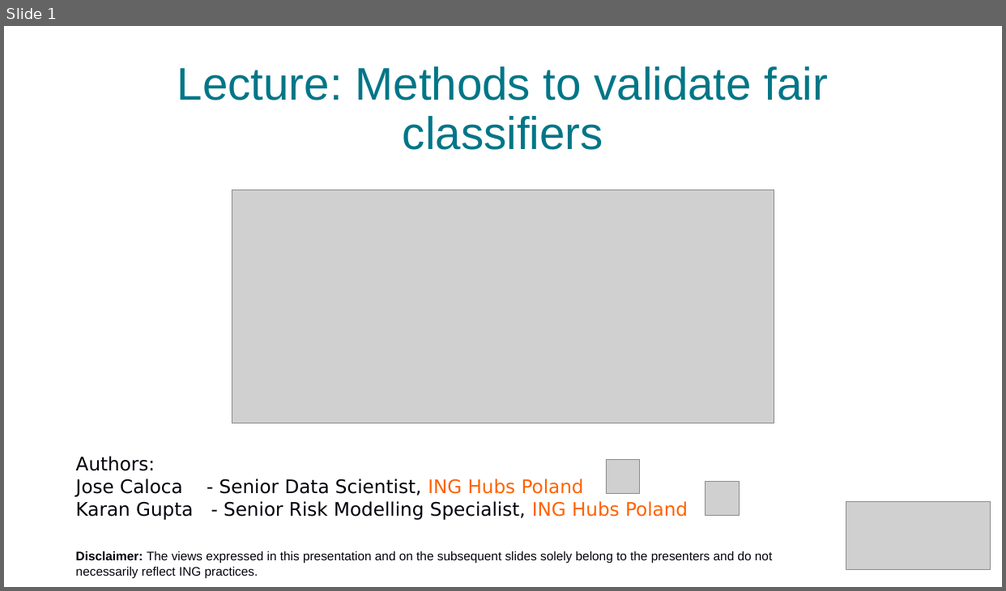
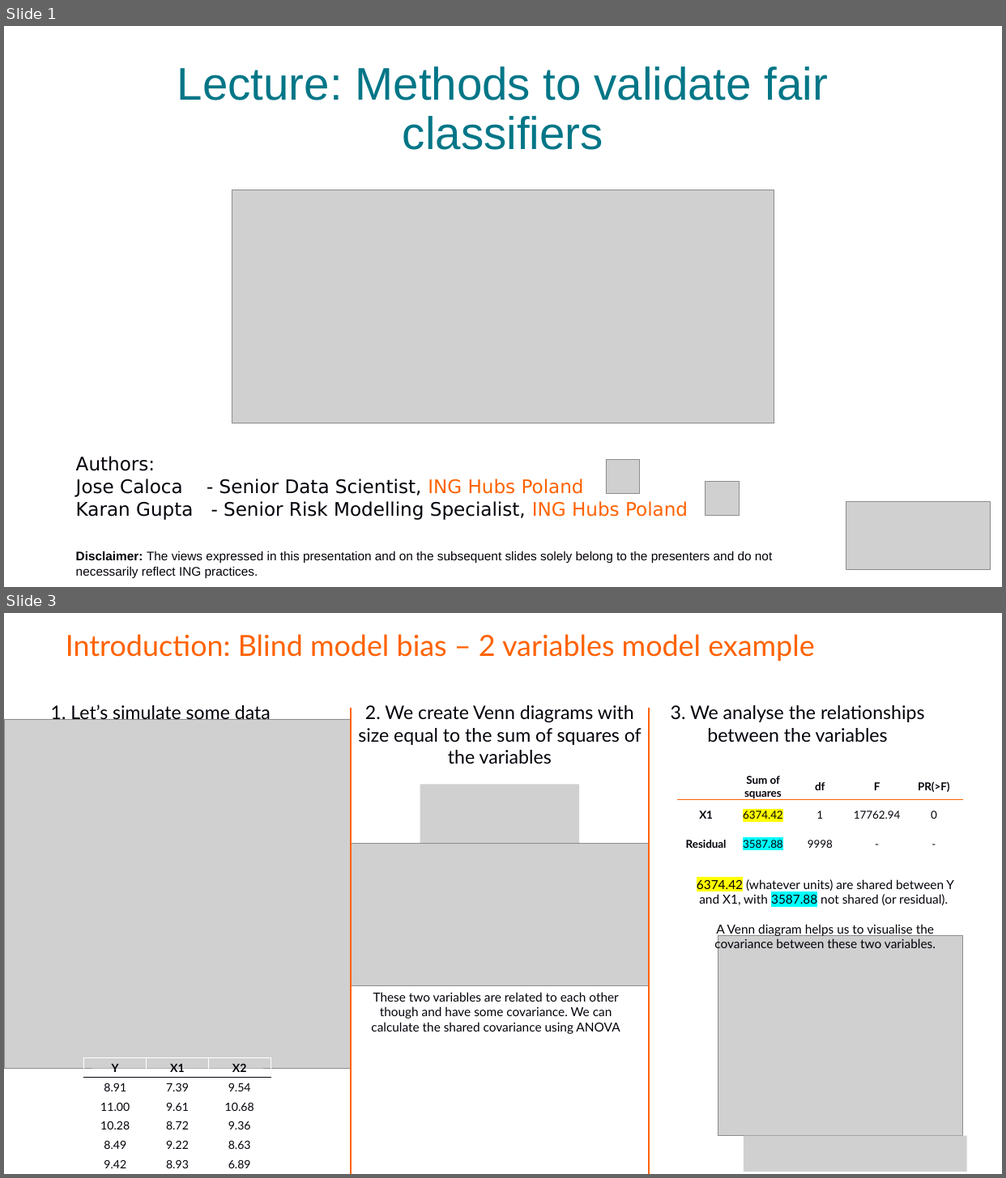
Before and after one commit to josecaloca/validation-of-fair-classifiers, a slide deck: presentation/methods_to_validate_fair_classifiers.pptx. Shown one above the other, each under a label of ours: slide 1 before the commit, slides 1 and 3 after it; the slides between them are not shown. The pictures are 1006x591 and 1006x1178 pixels, drawn with LibreOffice and Linux fonts; fonts in the diff are those of the drawing; grey boxes stand for pictures. Boxes give left, top, right and bottom in pixels: in the first picture for what was removed or moved away, otherwise in the second. Text is boxed around its words. In the diff, an @@ line names an element or a change of style, - is before the commit and + after.

```diff
--- a/presentation/methods_to_validate_fair_classifiers.pptx
+++ b/presentation/methods_to_validate_fair_classifiers.pptx
@@ slide 3 added at (x1=4, y1=613, x2=1002, y2=1174), background #FFFFFF @@
@@ title added at (x1=66, y1=634, x2=815, y2=661), 28 pt, text #FF6200 @@
+Introduction: Blind model bias – 2 variables model example
@@ text added at (x1=51, y1=705, x2=270, y2=724), 18 pt, text #05000A @@
+1. Let’s simulate some data
@@ line added from (351, 707) to (351, 1174), #FF6200 1.5 pt @@
@@ text added at (x1=358, y1=705, x2=641, y2=764), 18 pt, text #05000A @@
+2. We create Venn diagrams with size equal to the sum of squares of the variables
@@ line added from (649, 707) to (649, 1174), #FF6200 1.5 pt @@
@@ text added at (x1=671, y1=705, x2=924, y2=743), 18 pt, text #05000A @@
+3. We analyse the relationships between the variables
@@ picture added at (x1=4, y1=719, x2=351, y2=1068) @@
@@ table added at (x1=678, y1=773, x2=962, y2=856), 3 rows, 5 columns @@
+ | Sum of squares | df | F | PR(>F)
+X1 | 6374.42 | 1 | 17762.94 | 0
+Residual | 3587.88 | 9998 | - | -
@@ picture added at (x1=420, y1=785, x2=580, y2=867) @@
@@ picture added at (x1=351, y1=844, x2=649, y2=986) @@
@@ text added at (x1=697, y1=879, x2=954, y2=952), 12 pt, text #05000A @@
+6374.42 (whatever units) are shared between Y and X1, with 3587.88 not shared (or residual).
+A Venn diagram helps us to visualise the covariance between these two variables.
@@ picture added at (x1=718, y1=935, x2=962, y2=1136) @@
@@ text added at (x1=371, y1=992, x2=620, y2=1034), 12 pt, text #05000A @@
+These two variables are related to each other though and have some covariance. We can calculate the shared covariance using ANOVA
@@ table added at (x1=84, y1=1059, x2=270, y2=1174), 6 rows, 3 columns @@
+Y | X1 | X2
+8.91 | 7.39 | 9.54
+11.00 | 9.61 | 10.68
+10.28 | 8.72 | 9.36
+8.49 | 9.22 | 8.63
+9.42 | 8.93 | 6.89
@@ picture added at (x1=744, y1=1136, x2=967, y2=1172) @@
```
Also in this commit, not shown: 12 slides changed, 1 other slide added.
